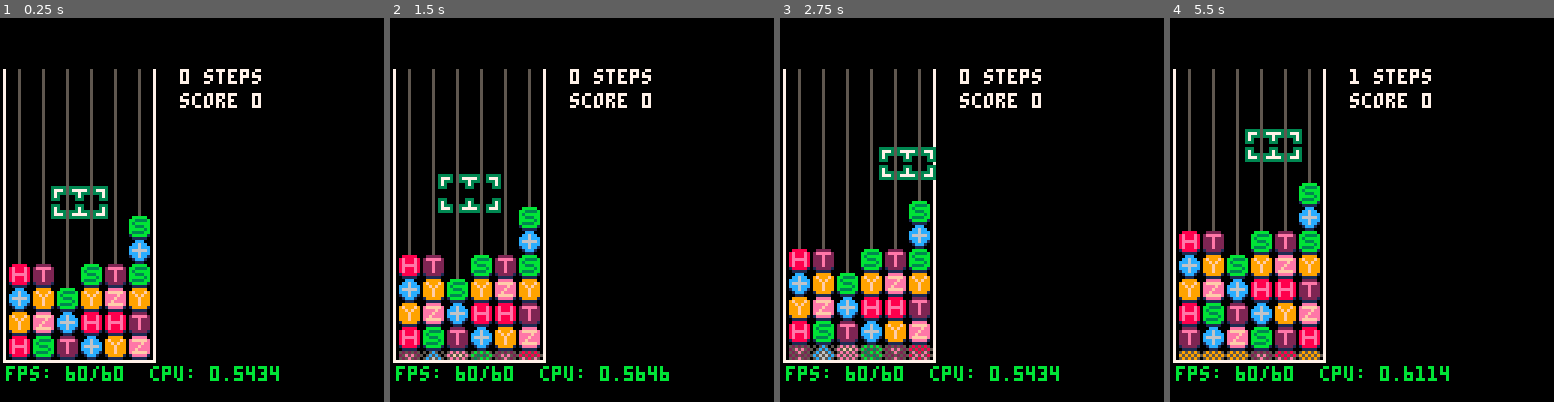
Above: before the commit, frames 1-4 (left to right).
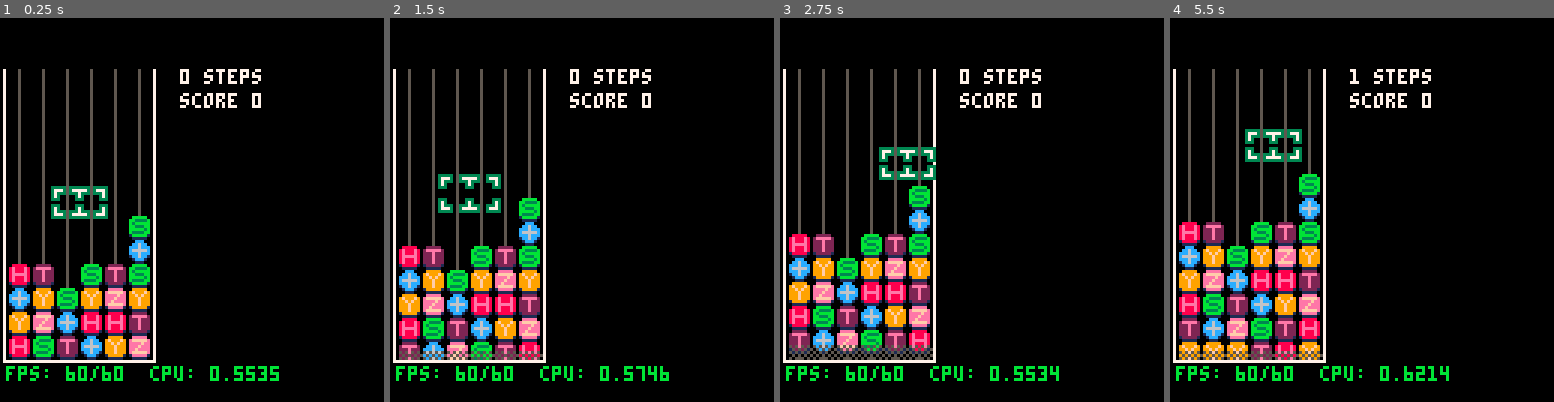
Above: after the commit, the same moments.

Repository: qniapp/quantattack
Game: PICO-8 cartridge qitaev.p8
Same seed, same stepped clock (60 frames per second), same inputs: the game is played once before the commit and once after it.
Inputs:
- Up to frame 1 (0.25 s): no input
- Up to frame 2 (1.5 s): tap X (X key) at 0.33, 1.07 s; tap O (Z key) at 0.7 s
- Up to frame 3 (2.75 s): hold Right 1.6-2.1 s; tap O (Z key) at 1.7, 2.1, 2.5 s; tap X (X key) at 1.85 s; hold Up 2.15-2.42 s; hold Right from 2.47 s (still down)
- Up to frame 4 (5.5 s): tap O (Z key) every 0.4 s from 2.9 to 5.3 s; tap X (X key) at 2.97, 4.08, 5.2 s; release Right at 3.03 s; hold Left 3.08-3.58 s; hold Down 3.63-3.97 s; hold Right 4.02-4.68 s; hold Up 4.73-5.03 s; hold Left from 5.08 s (still down)

The runs differ from the first frame. In frame 1, less than 0.1% of the frame differs, in the area x 64-73%, y 90-95%; in frame 2, 7.3%; in frame 3, 9.5%, in the area x 2-67%, y 43-95%; in frame 4, 8.7%.

Commit message:
リファクタリング

Diff:
--- a/board.lua
+++ b/board.lua
@@ -54,10 +54,7 @@
       reducible_gate_at = function(self, x, y)
         local gate = self:gate_at(x, y)
 
-        if gate:is_reducible() then
-          return gate
-        end
-
+        if (gate:is_reducible()) return gate
         return quantum_gate:i()
       end,
 
@@ -93,16 +90,16 @@
         -- gates
         for bx = 1, self.cols do
           for by = self.rows_plus_next_rows, 1, -1 do
-            local x = self.left + (bx - 1) * quantum_gate.size
-            local y = self.top + (by - 1) * quantum_gate.size
+            local x = self:screen_x(bx)
+            local y = self:screen_y(by) - self.raised_dots
             local gate = self:gate_at(bx, by)
 
             if gate:is_swapping_with_left() then
-              gate:draw(x + 4, y - self.raised_dots)
+              gate:draw(x + 4, y)
             elseif gate:is_swapping_with_right() then
-              gate:draw(x - 4, y - self.raised_dots)
+              gate:draw(x - 4, y)
             else
-              gate:draw(x, y - self.raised_dots)
+              gate:draw(x, y)
             end
           end
         end
